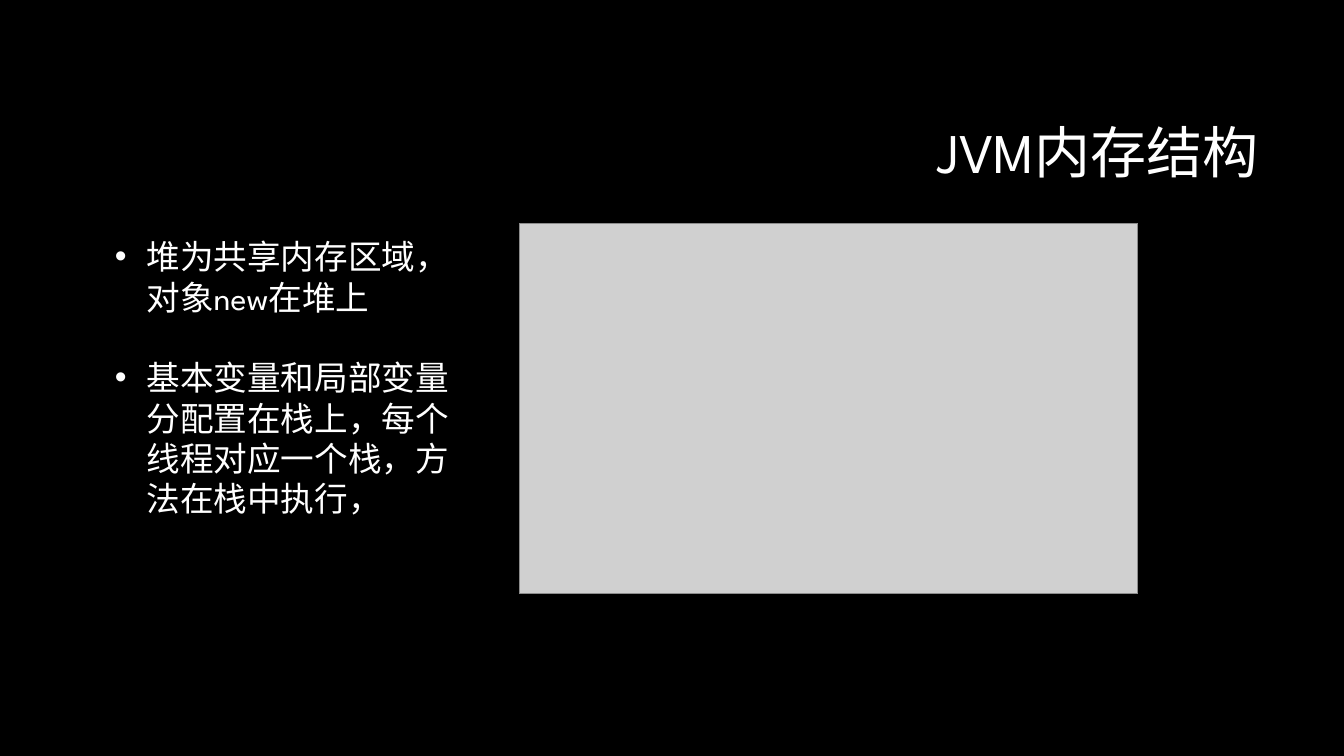
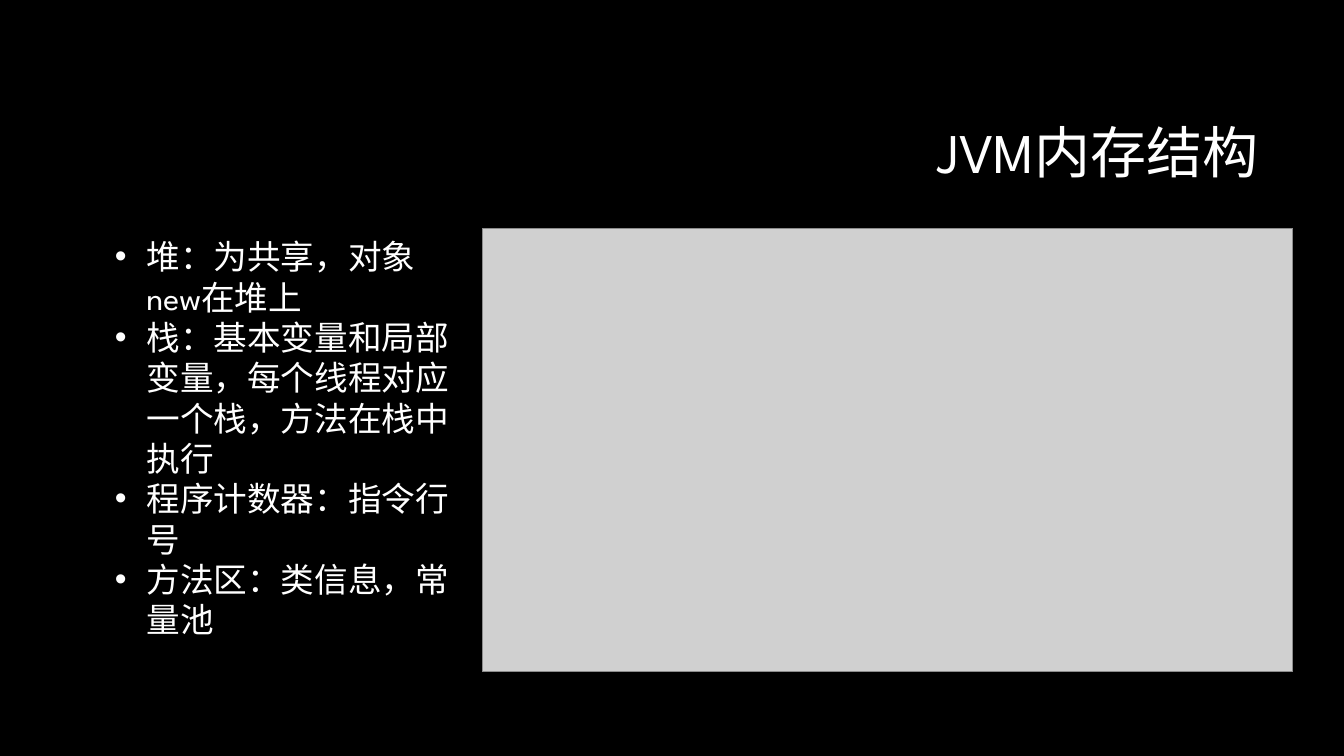
Before and after one commit to GerogeLeon/multithread_demo, a slide deck: slide 14 of JAVA并发编程.pptx (slide 16 before the commit). Drawn at 1344x756 pixels with LibreOffice and Linux fonts; fonts in the diff are those of the drawing; grey boxes stand for pictures; background and template pictures are left out. Boxes give left, top, right and bottom in pixels: in the first picture for what was removed or moved away, otherwise in the second. Text is boxed around its words. In the diff, an @@ line names an element or a change of style, - is before the commit and + after.

```diff
--- a/JAVA并发编程.pptx
+++ b/JAVA并发编程.pptx
@@ picture: place and size @@
-picture at [519, 223, 1138, 594]
+picture at [482, 228, 1293, 671]
@@ text at [146, 240, 448, 635]: text changed @@
-• 堆为共享内存区域，对象new在堆上
-• 基本变量和局部变量分配置在栈上，每个线程对应一个栈，方法在栈中执行，
+• 堆：为共享，对象new在堆上
+• 栈：基本变量和局部变量，每个线程对应一个栈，方法在栈中执行
+• 程序计数器：指令行号
+• 方法区：类信息，常量池
```
Also in this commit, not shown: 6 other slides changed, 5 slides added, 4 other files.
